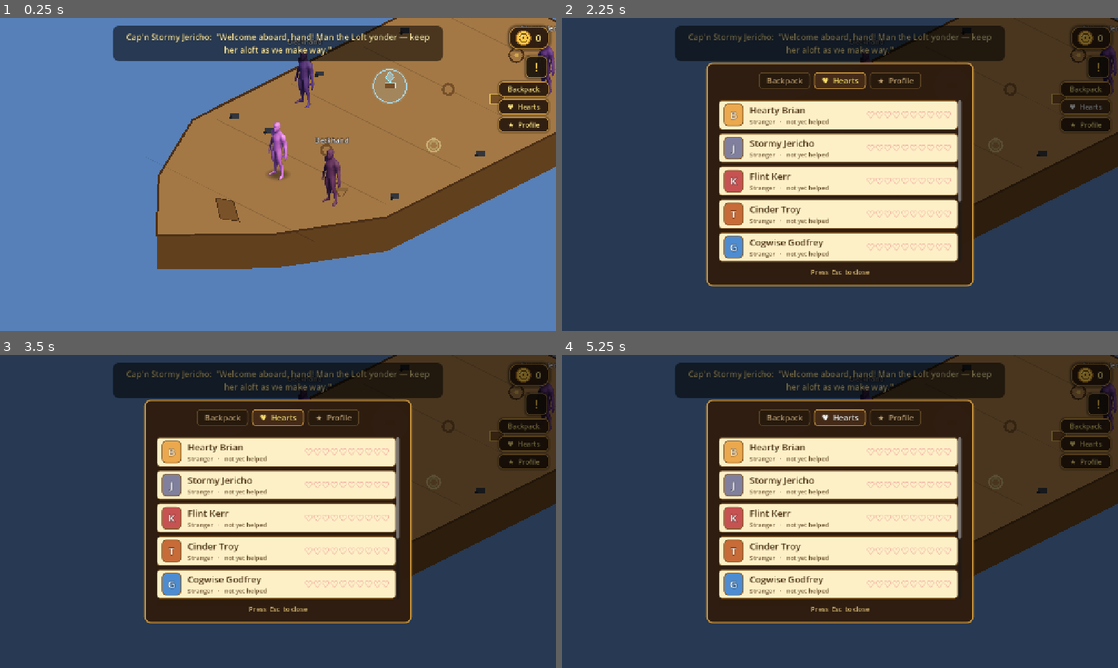
Above: before the commit, frames 1-4 (two rows, left to right).
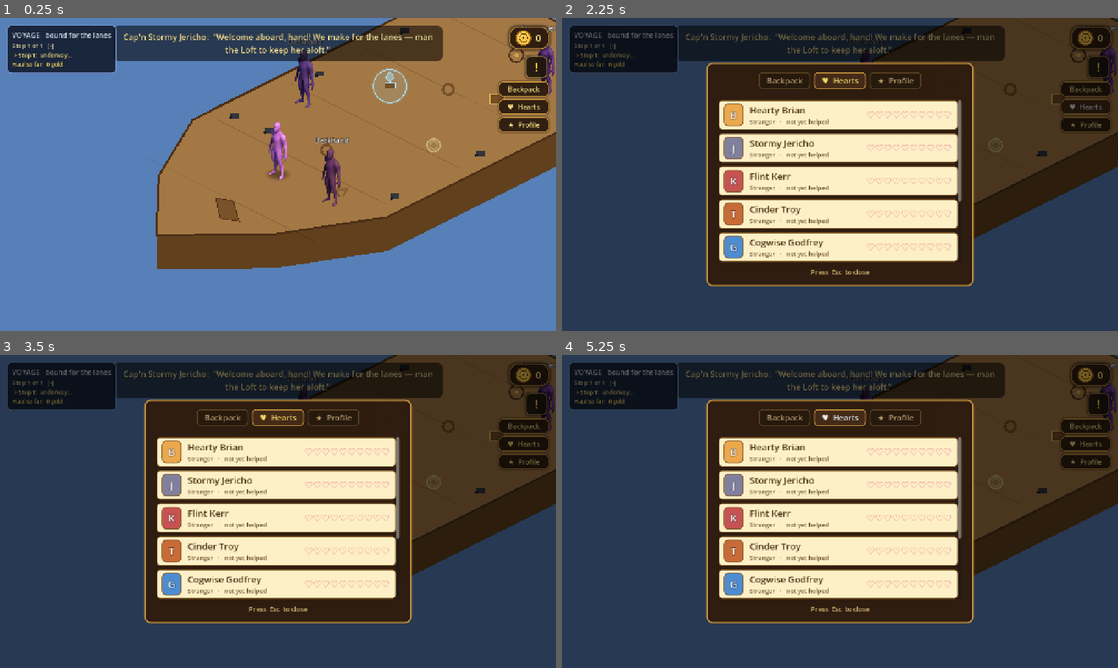
Above: after the commit, the same moments.

Repository: TairoyZone/shivaliva-shanty
Game: Godot game, scene res://levels/ship_deck/ship_deck.tscn
The game is run twice, just before and just after one commit, with the same random seed, the same clock (stepped at 60 frames per second) and the same inputs. This scene is started directly instead of the project's main scene.
Inputs:
- Up to frame 1 (0.25 s): no input
- Up to frame 2 (2.25 s): click "!" at 0.5 s; click "X" at 1.25 s; click "♥ Hearts" at 2 s
- Up to frame 3 (3.5 s): click "★ Profile" at 2.75 s
- Up to frame 4 (5.25 s): click "♥ Hearts" at 3.5 s; click "★ Profile" at 4.25 s; click "♥ Hearts" at 5 s

The runs differ from the first frame. In frame 1, 4.0% of the frame differs, in the area x 1-78%, y 2-18%; in frame 2, 3.5%; in frame 3, 3.5%; in frame 4, 3.5%.

Commit message:
feat(mvp): voyage chart + real inter-island travel (Cradle Rock -> Driftspar)
Voyage is now a ROUTE of stops to the nearest ISLAND, not one abstract encounter. Voyages board picks the nearest other island (Cradle Rock<->Driftspar) + a stop count; ship deck loops Loft->fight->report per leg with a top-left CHART (bound-for, stop progress bar, per-stop job reports, running haul); arriving disembarks AT the destination island (bailing mid-voyage = home). frontier_unlocked + First Voyage now fire on ARRIVAL, not first win. NEXT: fare + a helm on Driftspar for the return trip. Co-Authored-By: Claude Opus 4.8 <noreply@anthropic.com>

Diff:
--- a/autoloads/player_state.gd
+++ b/autoloads/player_state.gd
@@ -244,6 +244,16 @@
 ## the ShipDeck (captain name + banner). Empty = a generic crew.
 var pillage_captain : String = ""
 var pillage_crew : String = ""
+## The voyage's ROUTE (set on Accept at the Voyages board): the destination name, how many
+## STOPPING POINTS (legs) it takes, the current leg (0-based), and a LOG of per-leg job
+## reports — drives the ship deck's voyage CHART. Transient; a fresh voyage re-sets them.
+var pillage_destination : String = ""
+## The ISLAND scene the voyage arrives at on completion (the nearest island). Empty falls
+## back to sailing home. Bailing mid-voyage returns home instead.
+var pillage_destination_scene : String = ""
+var pillage_legs_total : int = 1
+var pillage_leg : int = 0
+var pillage_log : Array = []   # entries: {leg:int, won:bool, lift:int, gold:int}
 
 ## Transient: the chosen Skirmish-duel opponent's NPC resource path. Set by the
 ## Spar post's challenge picker; consumed (and cleared) by SkirmishDuel on load.
--- a/interface/voyages_board/voyages_board.gd
+++ b/interface/voyages_board/voyages_board.gd
@@ -9,6 +9,21 @@
 
 
 const SHIP_DECK_SCENE : String = "res://levels/ship_deck/ship_deck.tscn"
+## Inter-island travel (MVP: Cradle Rock ⇄ Driftspar). A pillage out of your current island
+## is bound for the NEAREST OTHER island; LEGS_* = how many stopping points the run takes.
+const ISLAND_CRADLE : Dictionary = {"name": "Cradle Rock", "scene": "res://levels/shore/shore.tscn"}
+const ISLAND_DRIFTSPAR : Dictionary = {"name": "Driftspar", "scene": "res://levels/frontier_isle/frontier_isle.tscn"}
+const LEGS_MIN : int = 2
+const LEGS_MAX : int = 4
+
+
+# The nearest OTHER island from where the player launched (the helm stored that in
+# voyage_home_scene). MVP pair: on Driftspar → head for Cradle Rock; anywhere else → Driftspar.
+func _destination_island() -> Dictionary:
+
+	if PlayerState.voyage_home_scene.find("frontier_isle") != -1:
+		return ISLAND_CRADLE
+	return ISLAND_DRIFTSPAR
 
 ## AI crews currently seeking a hand (single-player flavour; all board the deck).
 const CREWS : Array = [
@@ -113,10 +128,16 @@
 func _show_invite(crew: Dictionary) -> void:
 
 	_clear_content()
+	# Roll this offer's route ONCE (re-showing the invite keeps the same destination/stops).
+	if not crew.has("destination"):
+		var dest : Dictionary = _destination_island()
+		crew["destination"] = dest["name"]
+		crew["dest_scene"] = dest["scene"]
+		crew["legs"] = LEGS_MIN + randi() % (LEGS_MAX - LEGS_MIN + 1)
 	_content.add_child(_make_title("JOBBING INVITE"))
 	_content.add_child(_make_caption(
-		"%s has offered ye a temporary jobbing position with '%s' aboard the %s — for a %d%% cut of the booty." % [
-		crew["captain"], crew["crew"], crew["ship"], int(crew["cut"])]))
+		"%s has offered ye a temporary jobbing position with '%s' aboard the %s — a run to %s (%d stops) for a %d%% cut of the booty." % [
+		crew["captain"], crew["crew"], crew["ship"], String(crew["destination"]), int(crew["legs"]), int(crew["cut"])]))
 	var accept : Button = _make_button("Accept — board the ship", Color(0.80, 1.0, 0.66, 1.0))
 	accept.pressed.connect(_on_accept.bind(crew))
 	_content.add_child(accept)
@@ -129,6 +150,13 @@
 
 	PlayerState.pillage_captain = String(crew["captain"])
 	PlayerState.pillage_crew = String(crew["crew"])
+	# Lay in the route: a fresh voyage starts at leg 0 with an empty job log, bound for the
+	# nearest island (where the player disembarks on arrival).
+	PlayerState.pillage_destination = String(crew.get("destination", "Driftspar"))
+	PlayerState.pillage_destination_scene = String(crew.get("dest_scene", ""))
+	PlayerState.pillage_legs_total = int(crew.get("legs", 3))
+	PlayerState.pillage_leg = 0
+	PlayerState.pillage_log = []
 	PlayerState.pillage_phase = 0
 	if get_tree() != null:
 		get_tree().paused = false
--- a/levels/ship_deck/ship_deck.gd
+++ b/levels/ship_deck/ship_deck.gd
@@ -78,6 +78,7 @@
 var _active : String = ""
 var _prompt : Label
 var _captain_label : Label
+var _chart_box : VBoxContainer   # the voyage chart's content (rebuilt by _refresh_chart)
 
 
 # Iso projection, centred so the deck middle sits on the world origin.
@@ -109,26 +110,76 @@
 		2:
 			_resolve_boarding()
 		_:
-			_say("Welcome aboard, hand! Man the Loft yonder — keep her aloft as we make way.")
+			if PlayerState.pillage_leg <= 0:
+				_say("Welcome aboard, hand! We make for %s — man the Loft to keep her aloft." % _destination())
+			else:
+				_say("Man the Loft for the next stretch toward %s." % _destination())
+	_refresh_chart()
 
 
 func _resolve_boarding() -> void:
 
-	if PlayerState.last_skirmish_won:
+	var won : bool = PlayerState.last_skirmish_won
+	var lift : int = PlayerState.last_loft_lift
+	var cut : int = 0
+	if won:
 		@warning_ignore("integer_division")
-		var bonus : int = clampi(PlayerState.last_loft_lift / BOOTY_PER_LIFT_DIV, 0, BOOTY_LIFT_BONUS_CAP)
-		var cut : int = BOOTY_BASE + bonus
-		PlayerState.add_coins(cut)
-		PlayerState.frontier_unlocked = true
-		_say("We sent 'em running! Yer cut o' the booty: %d gold. Take the plank when ye're ready." % cut)
+		var bonus : int = clampi(lift / BOOTY_PER_LIFT_DIV, 0, BOOTY_LIFT_BONUS_CAP)
+		cut = BOOTY_BASE + bonus
 	else:
 		@warning_ignore("integer_division")
-		var scraps : int = clampi(PlayerState.last_loft_lift / BOOTY_LOSS_DIV, 0, BOOTY_LOSS_CAP)
-		if scraps > 0:
-			PlayerState.add_coins(scraps)
-			_say("They slipped our grapple and ran — but we scraped %d gold from the drift. Take the plank and we'll limp home." % scraps)
-		else:
-			_say("They slipped our grapple and ran, and the drift gave up nothing this run. Take the plank and we'll limp home.")
+		cut = clampi(lift / BOOTY_LOSS_DIV, 0, BOOTY_LOSS_CAP)
+	if cut > 0:
+		PlayerState.add_coins(cut)
+	# Log this stop's job report (drives the voyage chart), then sail on or arrive.
+	PlayerState.pillage_log.append({"leg": PlayerState.pillage_leg, "won": won, "lift": lift, "gold": cut})
+	if PlayerState.pillage_leg >= PlayerState.pillage_legs_total - 1:
+		_arrive(won, cut)
+	else:
+		_advance_leg(won, cut)
+
+
+# A stop cleared with more route to run: roll on — the Loft goes live again for the next leg.
+func _advance_leg(won: bool, cut: int) -> void:
+
+	PlayerState.pillage_leg += 1
+	PlayerState.pillage_phase = 0
+	var outcome : String = ("We sent 'em running — %d gold for the cut!" % cut) if won \
+		else ("They slipped our grapple — %d gold salvaged." % cut)
+	_say("%s Next stretch toward %s — man the Loft, hand." % [outcome, _destination()])
+
+
+# Last stop done — the destination island is in sight. A maiden voyage completed (First
+# Voyage trophy). Take the plank to disembark THERE (not home).
+func _arrive(won: bool, cut: int) -> void:
+
+	PlayerState.frontier_unlocked = true
+	var outcome : String = ("We sent 'em running — %d gold!" % cut) if won \
+		else ("They slipped us — %d gold salvaged." % cut)
+	_say("%s %s dead ahead — voyage's end! Total haul: %d gold. Take the plank to make port." % [
+		outcome, _destination(), _voyage_total_gold()])
+
+
+func _voyage_total_gold() -> int:
+
+	var t : int = 0
+	for r in PlayerState.pillage_log:
+		t += int(r.get("gold", 0))
+	return t
+
+
+# This stop's logged report, or {} if it hasn't been run yet.
+func _leg_report(leg_i: int) -> Dictionary:
+
+	for r in PlayerState.pillage_log:
+		if int(r.get("leg", -1)) == leg_i:
+			return r
+	return {}
+
+
+func _destination() -> String:
+
+	return PlayerState.pillage_destination if not PlayerState.pillage_destination.is_empty() else "the lanes"
 
 
 # --- Interactions (self-contained: proximity + E) --------------------
@@ -221,10 +272,16 @@
 func _disembark() -> void:
 
 	PlayerState.pillage_phase = 0
-	var home : String = PlayerState.voyage_home_scene
-	if home.is_empty():
-		home = FALLBACK_HOME
-	get_tree().change_scene_to_file(home)
+	# Finished the route → step off at the DESTINATION island; bailed mid-voyage → back home.
+	var arrived : bool = PlayerState.pillage_log.size() >= PlayerState.pillage_legs_total
+	var target : String = ""
+	if arrived and not PlayerState.pillage_destination_scene.is_empty():
+		target = PlayerState.pillage_destination_scene
+	else:
+		target = PlayerState.voyage_home_scene
+	if target.is_empty():
+		target = FALLBACK_HOME
+	get_tree().change_scene_to_file(target)
 
 
 # --- UI (captain line + the E prompt) --------------------------------
@@ -277,11 +334,85 @@
 	_prompt.visible = false
 	layer.add_child(_prompt)
 
+	# Voyage CHART (top-left): where we're bound, stop progress, and a per-stop job-report log.
+	var chart_panel : PanelContainer = PanelContainer.new()
+	var cs : StyleBoxFlat = StyleBoxFlat.new()
+	cs.bg_color = Color(0.07, 0.10, 0.17, 0.88)
+	cs.border_color = Color(0.50, 0.62, 0.85, 0.92)
+	cs.set_border_width_all(2)
+	cs.set_corner_radius_all(10)
+	cs.set_content_margin_all(12)
+	chart_panel.add_theme_stylebox_override("panel", cs)
+	chart_panel.offset_left = 16.0
+	chart_panel.offset_top = 16.0
+	chart_panel.mouse_filter = Control.MOUSE_FILTER_IGNORE
+	layer.add_child(chart_panel)
+	_chart_box = VBoxContainer.new()
+	_chart_box.add_theme_constant_override("separation", 3)
+	chart_panel.add_child(_chart_box)
+	_refresh_chart()
+
 
 func _say(line: String) -> void:
 
 	if _captain_label != null:
 		_captain_label.text = "Cap'n %s:  \"%s\"" % [_captain_name(), line]
+
+
+# Repaint the voyage chart from the live route + job log.
+func _refresh_chart() -> void:
+
+	if _chart_box == null:
+		return
+	for c in _chart_box.get_children():
+		c.queue_free()
+	var total : int = maxi(1, PlayerState.pillage_legs_total)
+	var done : int = PlayerState.pillage_log.size()
+	var arrived : bool = done >= total
+	_chart_box.add_child(_chart_label("VOYAGE   bound for %s" % _destination(), 16, Color(0.86, 0.92, 1.0, 1.0)))
+	var head : String = ("ARRIVED   %s" % _progress_bar(done, total)) if arrived \
+		else ("Stop %d of %d   %s" % [done + 1, total, _progress_bar(done, total)])
+	_chart_box.add_child(_chart_label(head, 14, Color(0.92, 0.90, 0.70, 1.0)))
+	for i in total:
+		var rep : Dictionary = _leg_report(i)
+		var line : String
+		var col : Color
+		if not rep.is_empty():
+			if bool(rep.get("won", false)):
+				line = "   Stop %d:  beat 'em   +%d gold" % [i + 1, int(rep.get("gold", 0))]
+				col = Color(0.72, 1.0, 0.74, 1.0)
+			else:
+				line = "   Stop %d:  they fled   +%d gold" % [i + 1, int(rep.get("gold", 0))]
+				col = Color(1.0, 0.82, 0.70, 1.0)
+		elif i == done and not arrived:
+			line = " > Stop %d:  underway..." % (i + 1)
+			col = Color(0.98, 0.92, 0.58, 1.0)
+		else:
+			line = "   Stop %d:  ahead" % (i + 1)
+			col = Color(0.64, 0.70, 0.80, 1.0)
+		_chart_box.add_child(_chart_label(line, 13, col))
+	_chart_box.add_child(_chart_label("Haul so far:  %d gold" % _voyage_total_gold(), 13, Color(0.96, 0.86, 0.46, 1.0)))
+
+
+# A bracketed ASCII progress bar — done legs filled, the rest empty. Font-safe.
+func _progress_bar(filled: int, total: int) -> String:
+
+	var bar : String = ""
+	for i in total:
+		bar += "#" if i < filled else "-"
+	return "[%s]" % bar
+
+
+func _chart_label(text: String, size: int, color: Color) -> Label:
+
+	var l : Label = Label.new()
+	l.text = text
+	l.add_theme_font_size_override("font_size", size)
+	l.add_theme_color_override("font_color", color)
+	l.add_theme_color_override("font_outline_color", Color(0, 0, 0, 0.7))
+	l.add_theme_constant_override("outline_size", 2)
+	l.mouse_filter = Control.MOUSE_FILTER_IGNORE
+	return l
 
 
 # The captain you jobbed onto at the [VoyagesBoard] (falls back to Jericho when
